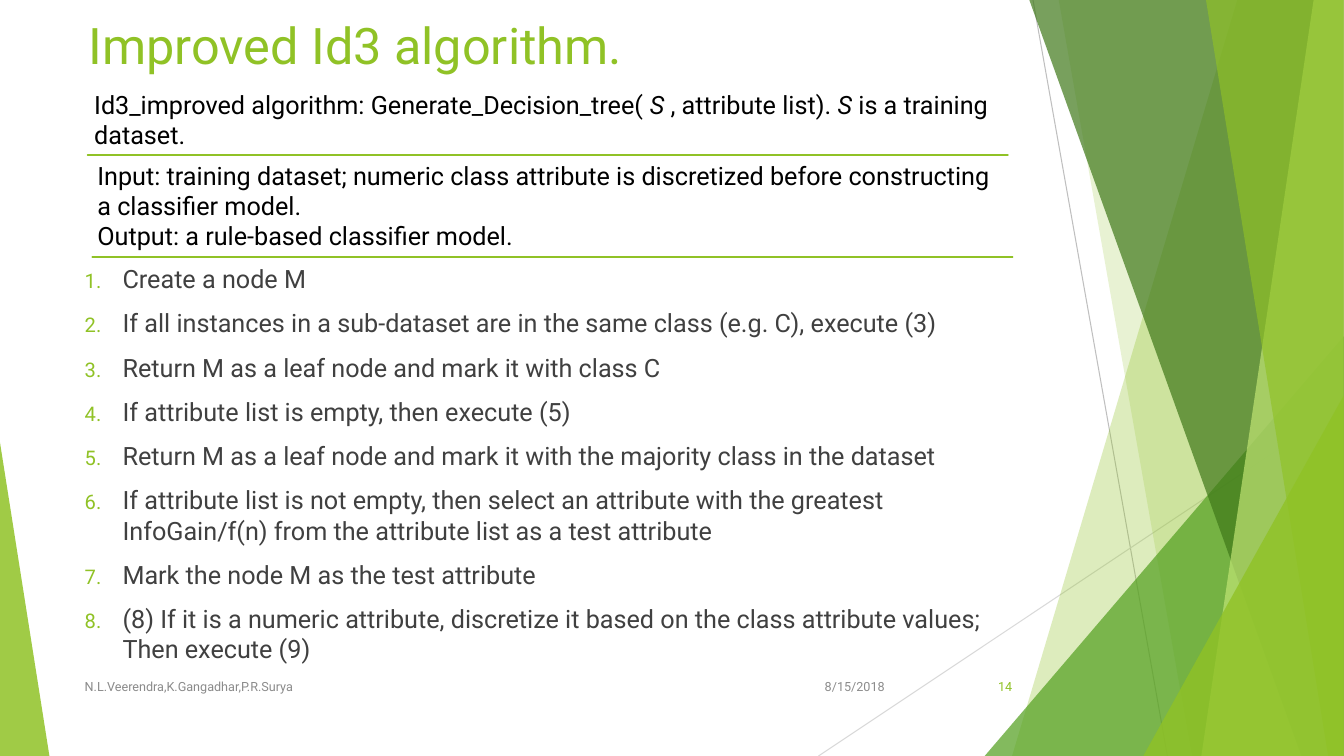
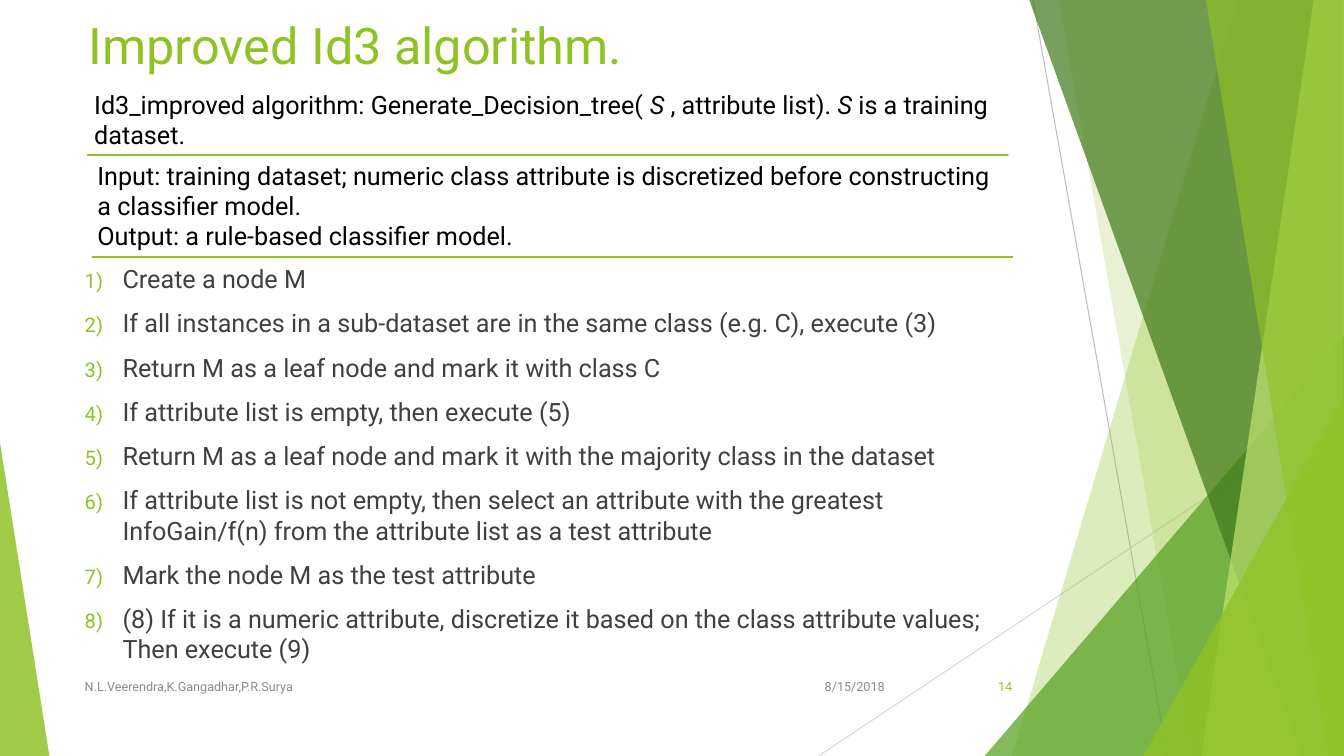
Before and after one commit to LakshmanNanisetti/MiniProject, a slide deck: slide 14 of Presentation/An improved Id3 algorithm for clinical data classification.pptx. Drawn at 1344x756 pixels with LibreOffice and Linux fonts; fonts in the diff are those of the drawing. Boxes give left, top, right and bottom in pixels: in the first picture for what was removed or moved away, otherwise in the second. Text is boxed around its words. In the diff, an @@ line names an element or a change of style, - is before the commit and + after.

Commit message:
corrected numbering in algoritms of ppt.

```diff
--- a/Presentation/An improved Id3 algorithm for clinical data classification.pptx
+++ b/Presentation/An improved Id3 algorithm for clinical data classification.pptx
@@ text "Create a node M" at [85,269,979,664]: bullet 1. to 1) @@
```
